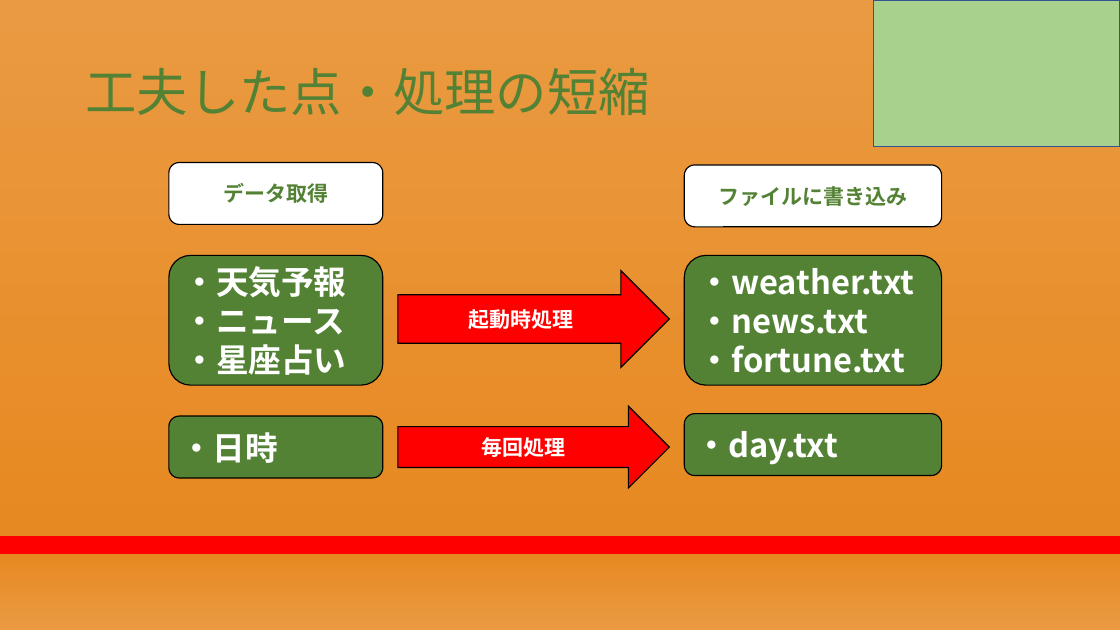
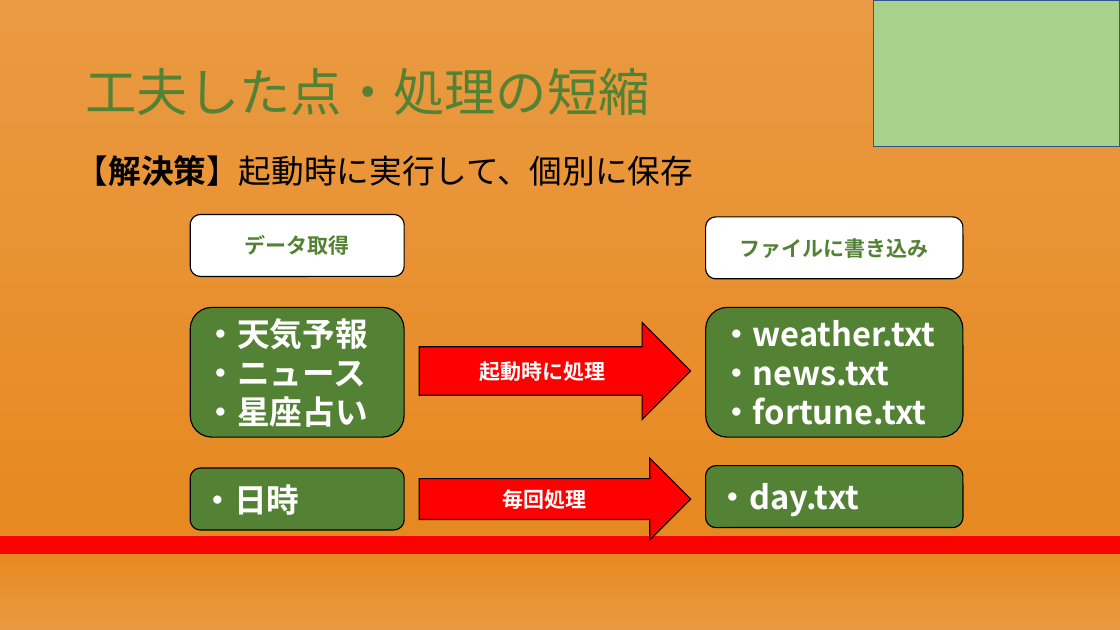
Before and after one commit to RikiishiSuzunosuke/AIspeaker_yosie, a slide deck: slide 17 of presentation/第二回プレゼン_アウトライン.pptx. Drawn at 1120x630 pixels with LibreOffice and Linux fonts; fonts in the diff are those of the drawing. Boxes give left, top, right and bottom in pixels: in the first picture for what was removed or moved away, otherwise in the second. Text is boxed around its words. In the diff, an @@ line names an element or a change of style, - is before the commit and + after.

```diff
--- a/presentation/第二回プレゼン_アウトライン.pptx
+++ b/presentation/第二回プレゼン_アウトライン.pptx
@@ text added at bbox=[76, 155, 693, 186], 28 pt, text #000000 @@
+【解決策】起動時に実行して、個別に保存
@@ rounded rectangle "・天気予報": place and size @@
-rounded rectangle "・天気予報" at bbox=[169, 255, 383, 385]
+rounded rectangle "・天気予報" at bbox=[190, 308, 404, 437]
@@ 4 rounded rectangles, 2 right arrows: place and size @@
-4 rounded rectangles, 2 right arrows at bbox=[169, 163, 942, 488]
+4 rounded rectangles, 2 right arrows at bbox=[190, 214, 963, 539]
@@ rounded rectangle "・weather.txt": place and size @@
-rounded rectangle "・weather.txt" at bbox=[685, 255, 942, 385]
+rounded rectangle "・weather.txt" at bbox=[706, 308, 963, 437]
@@ text in right arrow at bbox=[480, 361, 606, 381]: text changed @@
-起動時処理
+起動時に処理
```
Also in this commit, not shown: 13 other slides changed, 2 slides added, 1 slide removed.
